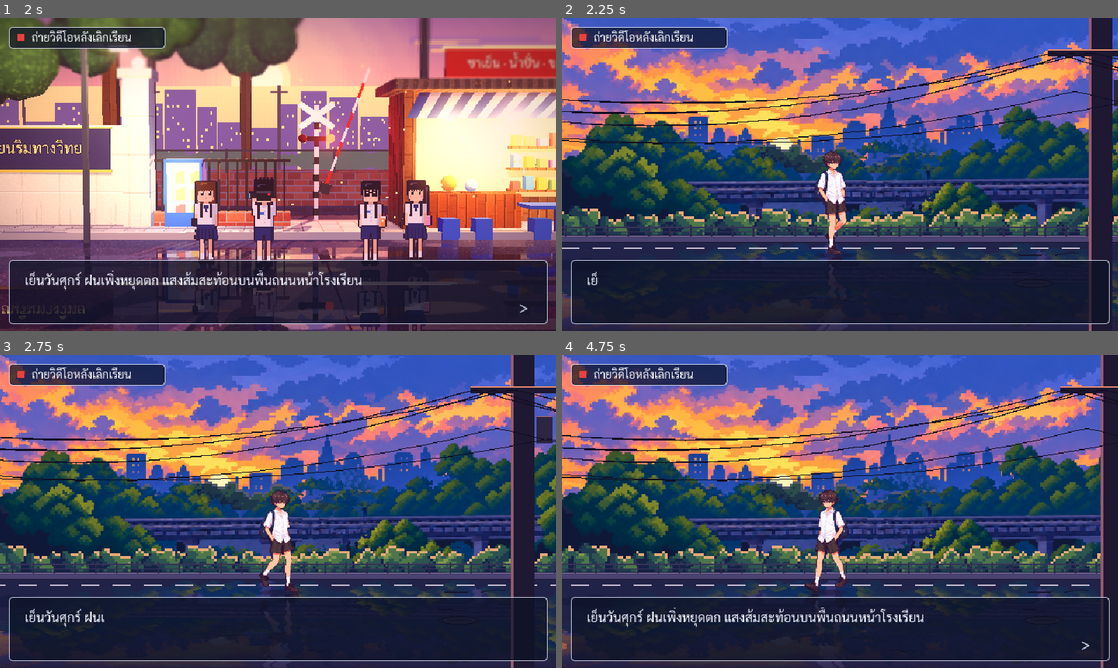
Above: before the commit, frames 1-4 (two rows, left to right).
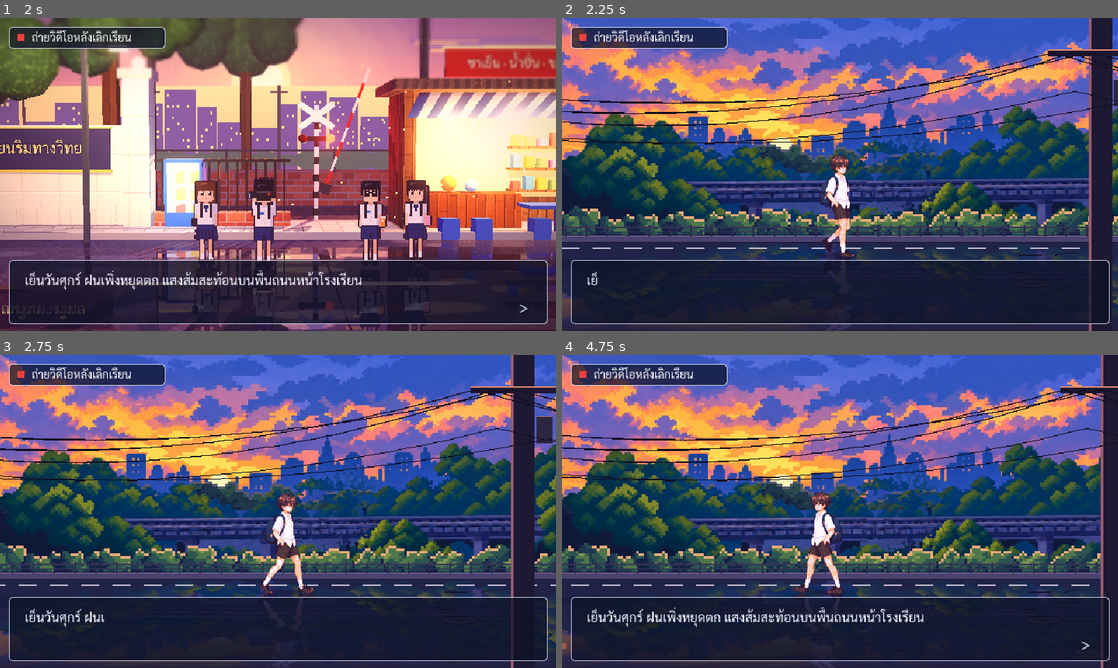
Above: after the commit, the same moments.

Repository: nerfmez/Story-game
Game: Godot game, scene res://scenes/main.tscn
Same seed, same stepped clock (60 frames per second), same inputs: the game is played once before the commit and once after it.
Inputs (mouse positions are in pixels of both pictures, inside the frame that each line leads up to):
- Up to frame 1 (2 s): tap Enter (ui_accept) at 0.5, 0.77, 1.52 s; move the mouse to (400, 158) at 0.52 s; hold Right (ui_right) 0.53-1.28 s; tap Tab at 0.6, 1.35 s; click (400, 158) at 0.67 s; move the mouse to (166, 190) at 1.27 s; hold Left (ui_left) from 1.28 s (still down)
- Up to frame 2 (2.25 s): move the mouse to (895, 105) at 2.02 s; release Left (ui_left) at 2.03 s; hold Right (ui_right) from 2.03 s (still down); tap Tab at 2.1 s
- Up to frame 3 (2.75 s): keep holding Right (ui_right)
- Up to frame 4 (4.75 s): move the mouse to (812, 574) at 2.77 s; tap Tab at 2.85, 3.6, 4.35 s; click (812, 574) at 2.92 s; tap Enter (ui_accept) at 3.02, 3.77, 4.52 s; move the mouse to (1006, 558) at 3.52 s; release Right (ui_right) at 3.53 s; hold Left (ui_left) from 3.53 s (still down); move the mouse to (673, 464) at 4.27 s

Frame 1 is identical in both runs. In frame 2, 1.2% of the frame differs, in the area x 45-53%, y 42-82%; in frame 3, 1.4%; in frame 4, 1.5%, in the area x 41-52%, y 42-99%.

Commit message:
New side-stepping walk cycle with flat school-shoe soles
- Walk video re-generated so the legs stride along the ground line;
  imported with cycle 30 frames, 8 frames, palette/histogram matched
- import_walk_video.py --flatten-soles N: trims N px off the bottom of
  each shoe per column (thick soles/heels), redraws a thin sole edge
  and shifts the frame down so feet stay on the ground
- hero_walker: torso-aligned offsets for both facing directions, 6.4 fps

Co-Authored-By: Claude Opus 5.5 <noreply@anthropic.com>
Claude-Session: https://claude.ai/code/session_011NAKRUA9btL4iodwTEM3Dh

Diff:
--- a/scripts/hero_walker.gd
+++ b/scripts/hero_walker.gd
@@ -6,12 +6,13 @@
 @export var idle_texture: Texture2D
 @export var walk_texture: Texture2D
 @export var walk_frames := 8
-## เฟรมต่อวินาทีของท่าเดิน (8 เฟรมต่อรอบ ≈ 1.3 วินาที ตามวิดีโอต้นฉบับ)
-@export var walk_fps := 6.0
+## เฟรมต่อวินาทีของท่าเดิน (8 เฟรมต่อรอบ ≈ 1.25 วินาที ตามวิดีโอต้นฉบับ)
+@export var walk_fps := 6.4
 ## ความเร็วเดิน (พิกเซล/วินาที) ตั้งให้พอดีกับก้าวเท้า เท้าจะไม่ไถลบนถนน
 @export var speed := 45.0
-## ภาพท่าเดินกว้างกว่าภาพยืน เลื่อนให้ตัวอยู่ตรงกลางเดียวกัน
-@export var walk_offset := Vector2(-5, 0)
+## ภาพท่าเดินกว้างกว่าภาพยืน เลื่อนให้ลำตัวตรงกับภาพยืน (ตอนหันซ้าย / ตอนพลิกหันขวา)
+@export var walk_offset := Vector2(-19, 0)
+@export var walk_offset_flipped := Vector2(-6, 0)
 
 @onready var _body: Sprite2D = $Body
 @onready var _reflection: Sprite2D = $Reflection
@@ -46,7 +47,7 @@
 			sprite.texture = walk_texture
 			sprite.hframes = walk_frames
 			sprite.frame = int(_anim_time * walk_fps) % walk_frames
-			sprite.offset.x = walk_offset.x
+			sprite.offset.x = walk_offset_flipped.x if facing_right else walk_offset.x
 			sprite.flip_h = facing_right
 		elif idle_texture:
 			sprite.texture = idle_texture
Binary file changed: assets/characters/hero_walk.png
Binary file changed: docs/walk.gif
Not shown, changed: README.md
Not shown, changed: art_source/hero_walk_greenscreen.mp4
Not shown, changed: tools/import_walk_video.py
